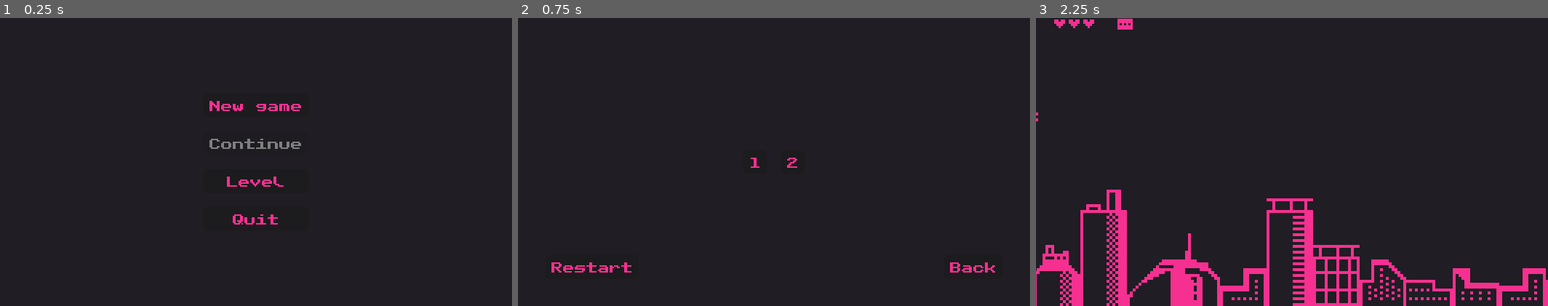
Above: before the commit, frames 1-3 (left to right).
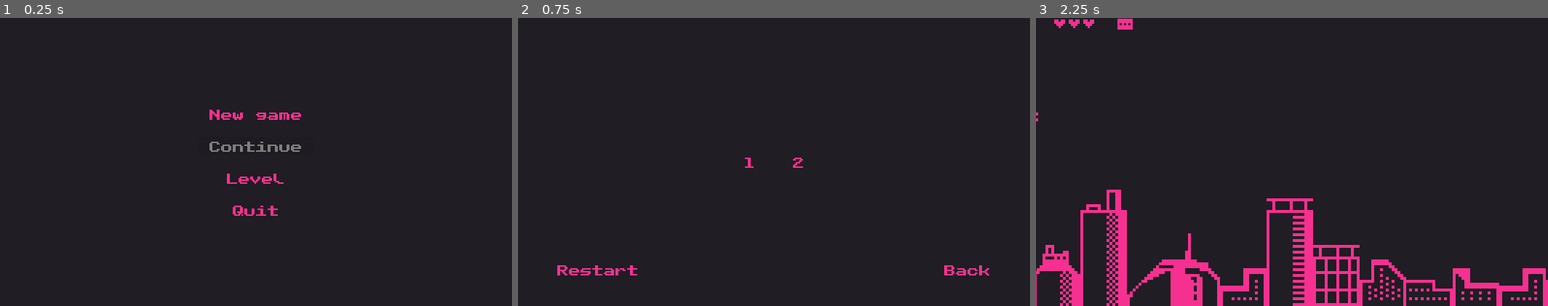
Above: after the commit, the same moments.

Repository: victor-romero-martinez/space-umpact
Game: Godot game, scene res://control/main_menu.tscn
Same seed, same stepped clock (60 frames per second), same inputs: the game is played once before the commit and once after it.
Inputs:
- Up to frame 1 (0.25 s): no input
- Up to frame 2 (0.75 s): click "Level" at 0.5 s
- Up to frame 3 (2.25 s): click "Back" at 1.25 s; click "New game" at 2 s

The runs differ from the first frame. In frame 1, 1.2% of the frame differs, in the area x 40-59%, y 28-72%; in frame 2, 0.6%; in frame 3, nothing differs.

Commit message:
update: add pink theme UI

Diff:
--- a/control/dead_menu.tscn
+++ b/control/dead_menu.tscn
@@ -1,6 +1,7 @@
-[gd_scene load_steps=2 format=3 uid="uid://bvly1kbiy7ohq"]
+[gd_scene load_steps=3 format=3 uid="uid://bvly1kbiy7ohq"]
 
 [ext_resource type="Script" path="res://scripts/control/dead_menu.gd" id="1_on13i"]
+[ext_resource type="Theme" uid="uid://bpw54qrjueliy" path="res://control/theme/button_pink_theme.tres" id="2_kx8tq"]
 
 [node name="Control" type="Control"]
 layout_mode = 3
@@ -34,8 +35,7 @@
 layout_mode = 2
 size_flags_horizontal = 4
 size_flags_vertical = 0
-theme_override_colors/font_color = Color(0.964706, 0.188235, 0.564706, 1)
-theme_override_font_sizes/font_size = 16
+theme = ExtResource("2_kx8tq")
 text = "YOU ARE DEAD"
 
 [node name="VBoxContainer" type="VBoxContainer" parent="ColorRect/MarginContainer"]
@@ -48,24 +48,24 @@
 clip_contents = true
 layout_mode = 2
 focus_mode = 0
-theme_override_colors/font_color = Color(0.964706, 0.188235, 0.564706, 1)
-theme_override_font_sizes/font_size = 8
+mouse_default_cursor_shape = 2
+theme = ExtResource("2_kx8tq")
 text = "Retry"
 
 [node name="MainMenu" type="Button" parent="ColorRect/MarginContainer/VBoxContainer"]
 clip_contents = true
 layout_mode = 2
 focus_mode = 0
-theme_override_colors/font_color = Color(0.964706, 0.188235, 0.564706, 1)
-theme_override_font_sizes/font_size = 8
+mouse_default_cursor_shape = 2
+theme = ExtResource("2_kx8tq")
 text = "Main Menu"
 
 [node name="Quit" type="Button" parent="ColorRect/MarginContainer/VBoxContainer"]
 clip_contents = true
 layout_mode = 2
 focus_mode = 0
-theme_override_colors/font_color = Color(0.964706, 0.188235, 0.564706, 1)
-theme_override_font_sizes/font_size = 8
+mouse_default_cursor_shape = 2
+theme = ExtResource("2_kx8tq")
 text = "Quit"
 
 [connection signal="pressed" from="ColorRect/MarginContainer/VBoxContainer/Retry" to="." method="_on_retry_pressed"]
--- a/control/level_menu.tscn
+++ b/control/level_menu.tscn
@@ -1,8 +1,9 @@
-[gd_scene load_steps=4 format=3 uid="uid://c7nx3jikvuyxe"]
+[gd_scene load_steps=5 format=3 uid="uid://c7nx3jikvuyxe"]
 
 [ext_resource type="Script" path="res://scripts/control/level_menu.gd" id="1_n7du3"]
 [ext_resource type="PackedScene" uid="uid://hs2qvsb6w8tj" path="res://scenes/level_1.tscn" id="2_meudv"]
 [ext_resource type="PackedScene" uid="uid://bse3clbf784ak" path="res://scenes/level_2.tscn" id="3_o7u8i"]
+[ext_resource type="Theme" uid="uid://bpw54qrjueliy" path="res://control/theme/button_pink_theme.tres" id="4_2ylfj"]
 
 [node name="LevelMenu" type="Control"]
 layout_mode = 3
@@ -52,8 +53,8 @@
 layout_mode = 2
 size_flags_horizontal = 0
 focus_mode = 0
-theme_override_colors/font_color = Color(0.964706, 0.188235, 0.564706, 1)
-theme_override_font_sizes/font_size = 8
+mouse_default_cursor_shape = 2
+theme = ExtResource("4_2ylfj")
 text = "Restart"
 
 [node name="VSeparator" type="VSeparator" parent="MarginContainer/VBoxContainer"]
@@ -65,8 +66,8 @@
 layout_mode = 2
 size_flags_horizontal = 8
 focus_mode = 0
-theme_override_colors/font_color = Color(0.964706, 0.188235, 0.564706, 1)
-theme_override_font_sizes/font_size = 8
+mouse_default_cursor_shape = 2
+theme = ExtResource("4_2ylfj")
 text = "Back
 "
 
--- a/control/main_menu.tscn
+++ b/control/main_menu.tscn
@@ -1,6 +1,7 @@
-[gd_scene load_steps=2 format=3 uid="uid://dsqspqaej2x7i"]
+[gd_scene load_steps=3 format=3 uid="uid://dsqspqaej2x7i"]
 
 [ext_resource type="Script" path="res://scripts/control/main_menu.gd" id="1_4txhe"]
+[ext_resource type="Theme" uid="uid://bpw54qrjueliy" path="res://control/theme/button_pink_theme.tres" id="1_tq4my"]
 
 [node name="MainMenu" type="Control"]
 layout_mode = 3
@@ -9,6 +10,7 @@
 anchor_bottom = 1.0
 grow_horizontal = 2
 grow_vertical = 2
+theme = ExtResource("1_tq4my")
 script = ExtResource("1_4txhe")
 
 [node name="ColorRect" type="ColorRect" parent="."]
@@ -37,28 +39,32 @@
 [node name="NewGame" type="Button" parent="MarginContainer/VBoxContainer"]
 layout_mode = 2
 focus_mode = 0
-theme_override_colors/font_color = Color(0.964706, 0.188235, 0.564706, 1)
-theme_override_font_sizes/font_size = 8
+mouse_default_cursor_shape = 2
+theme = ExtResource("1_tq4my")
 text = "New game"
 
 [node name="ContinueBtn" type="Button" parent="MarginContainer/VBoxContainer"]
 unique_name_in_owner = true
 layout_mode = 2
 focus_mode = 0
+mouse_default_cursor_shape = 2
+theme = ExtResource("1_tq4my")
 theme_override_colors/font_color = Color(0.964706, 0.188235, 0.564706, 1)
-theme_override_font_sizes/font_size = 8
 text = "Continue"
 
 [node name="Level" type="Button" parent="MarginContainer/VBoxContainer"]
 layout_mode = 2
 focus_mode = 0
+mouse_default_cursor_shape = 2
+theme = ExtResource("1_tq4my")
 theme_override_colors/font_color = Color(0.964706, 0.188235, 0.564706, 1)
-theme_override_font_sizes/font_size = 8
 text = "Level"
 
 [node name="Quit" type="Button" parent="MarginContainer/VBoxContainer"]
 layout_mode = 2
 focus_mode = 0
+mouse_default_cursor_shape = 2
+theme = ExtResource("1_tq4my")
 theme_override_colors/font_color = Color(0.964706, 0.188235, 0.564706, 1)
 theme_override_font_sizes/font_size = 8
 text = "Quit
--- a/control/menu_pause.tscn
+++ b/control/menu_pause.tscn
@@ -1,6 +1,7 @@
-[gd_scene load_steps=2 format=3 uid="uid://dmb1acg6lojr5"]
+[gd_scene load_steps=3 format=3 uid="uid://dmb1acg6lojr5"]
 
 [ext_resource type="Script" path="res://scripts/control/menu_pause.gd" id="1_wm58i"]
+[ext_resource type="Theme" uid="uid://bpw54qrjueliy" path="res://control/theme/button_pink_theme.tres" id="2_ao2jd"]
 
 [node name="MenuPause" type="Node2D"]
 script = ExtResource("1_wm58i")
@@ -40,22 +41,22 @@
 [node name="Resume" type="Button" parent="Control/MarginContainer/VBoxContainer"]
 layout_mode = 2
 focus_mode = 0
-theme_override_colors/font_color = Color(0.964706, 0.188235, 0.564706, 1)
-theme_override_font_sizes/font_size = 8
+mouse_default_cursor_shape = 2
+theme = ExtResource("2_ao2jd")
 text = "Resume"
 
 [node name="MainMenu" type="Button" parent="Control/MarginContainer/VBoxContainer"]
 layout_mode = 2
 focus_mode = 0
-theme_override_colors/font_color = Color(0.964706, 0.188235, 0.564706, 1)
-theme_override_font_sizes/font_size = 8
+mouse_default_cursor_shape = 2
+theme = ExtResource("2_ao2jd")
 text = "Main Menu"
 
 [node name="Quit" type="Button" parent="Control/MarginContainer/VBoxContainer"]
 layout_mode = 2
 focus_mode = 0
-theme_override_colors/font_color = Color(0.964706, 0.188235, 0.564706, 1)
-theme_override_font_sizes/font_size = 8
+mouse_default_cursor_shape = 2
+theme = ExtResource("2_ao2jd")
 text = "Quit"
 
 [connection signal="pressed" from="Control/MarginContainer/VBoxContainer/Resume" to="." method="_on_resume_pressed"]
--- /dev/null
+++ b/control/theme/button_pink_theme.tres
@@ -0,0 +1,36 @@
+[gd_resource type="Theme" load_steps=8 format=3 uid="uid://bpw54qrjueliy"]
+
+[sub_resource type="StyleBoxEmpty" id="StyleBoxEmpty_q4omh"]
+
+[sub_resource type="CanvasTexture" id="CanvasTexture_pqmwy"]
+
+[sub_resource type="StyleBoxTexture" id="StyleBoxTexture_a2kht"]
+texture = SubResource("CanvasTexture_pqmwy")
+modulate_color = Color(0.964706, 0.188235, 0.564706, 1)
+
+[sub_resource type="CanvasTexture" id="CanvasTexture_mvi80"]
+
+[sub_resource type="StyleBoxTexture" id="StyleBoxTexture_d3na5"]
+texture = SubResource("CanvasTexture_mvi80")
+texture_margin_left = 8.0
+texture_margin_top = 2.0
+texture_margin_right = 8.0
+texture_margin_bottom = 2.0
+modulate_color = Color(0.12549, 0.113725, 0.141176, 1)
+
+[sub_resource type="CanvasTexture" id="CanvasTexture_kvx6c"]
+
+[sub_resource type="StyleBoxTexture" id="StyleBoxTexture_8qj41"]
+texture = SubResource("CanvasTexture_kvx6c")
+modulate_color = Color(0.12549, 0.113725, 0.141176, 1)
+
+[resource]
+Button/colors/font_color = Color(0.964706, 0.188235, 0.564706, 1)
+Button/colors/font_hover_color = Color(0.12549, 0.113725, 0.141176, 1)
+Button/colors/font_pressed_color = Color(0.964706, 0.188235, 0.564706, 1)
+Button/font_sizes/font_size = 8
+Button/styles/focus = SubResource("StyleBoxEmpty_q4omh")
+Button/styles/hover = SubResource("StyleBoxTexture_a2kht")
+Button/styles/normal = SubResource("StyleBoxTexture_d3na5")
+Button/styles/pressed = SubResource("StyleBoxTexture_8qj41")
+Label/colors/font_color = Color(0.964706, 0.188235, 0.564706, 1)
--- a/scenes/enemies/boss_1.tscn
+++ b/scenes/enemies/boss_1.tscn
@@ -65,6 +65,7 @@
 metadata/_edit_lock_ = true
 
 [node name="CollisionPolygon2D" type="CollisionPolygon2D" parent="."]
+visible = false
 polygon = PackedVector2Array(-12, -8, -15, -17, -6, -26, -6, -26, 14, -26, 24, -14, 23, -1, 10, 15, -2, 14, -8, 12, -8, -3)
 
 [node name="EnemyHealthBox" parent="." instance=ExtResource("3_yd4ll")]
--- a/scripts/control/level_menu.gd
+++ b/scripts/control/level_menu.gd
@@ -9,12 +9,13 @@
 
 func _ready():
 	if not levels.is_empty():
+		var theme = load('res://control/theme/button_pink_theme.tres')
 		for i in range(levels.size()):
 			var button = Button.new()
 			button.text = str(i + 1)
-			button.add_theme_font_size_override("font_size", 8)
-			button.add_theme_color_override("font_color", "#f63090")
-			button.focus_mode = FOCUS_NONE
+			button.theme = theme
+			button.focus_mode = Control.FOCUS_NONE
+			button.mouse_default_cursor_shape = Control.CURSOR_POINTING_HAND
 
 			button.pressed.connect(func (): self.on_emit_level(i))
 
